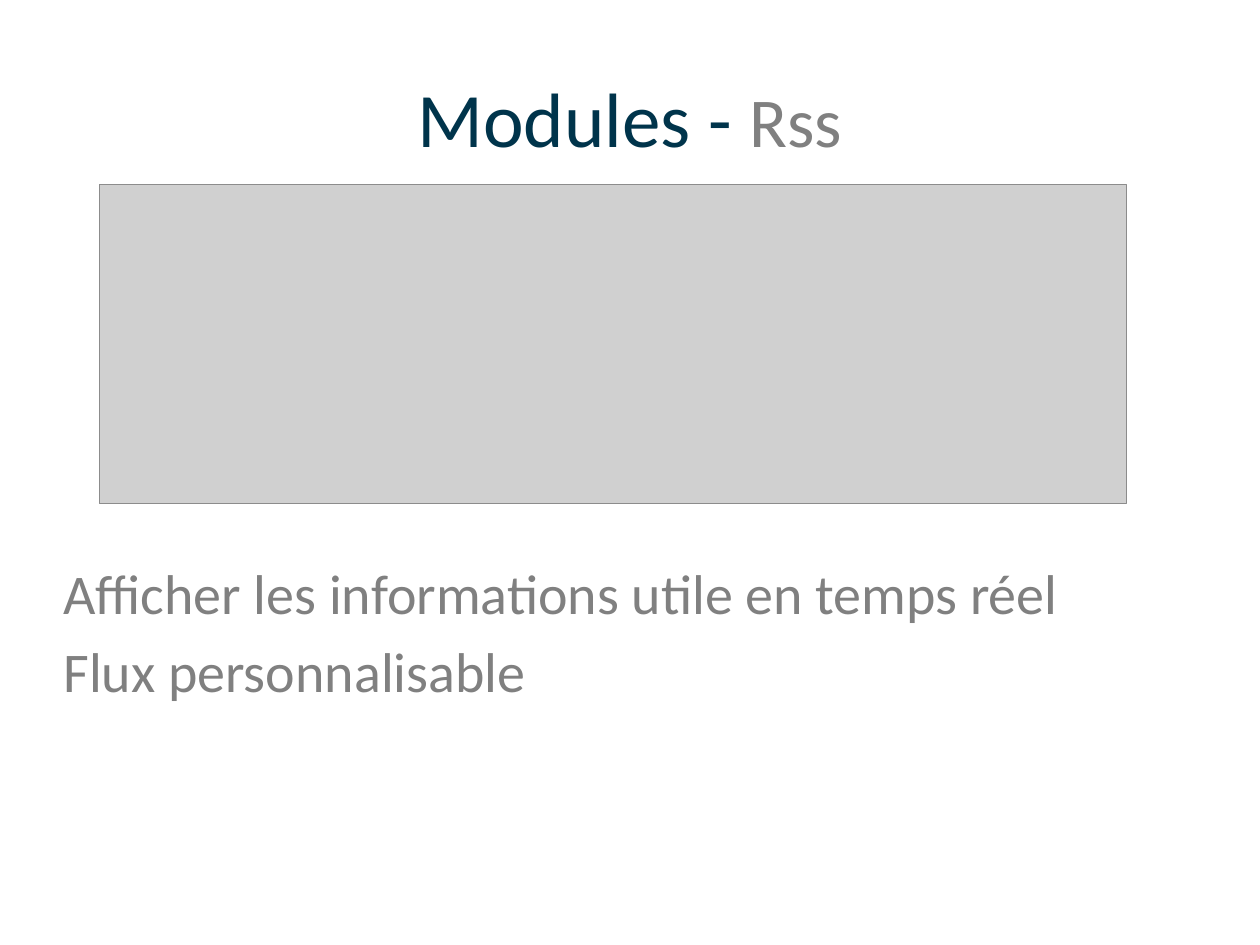
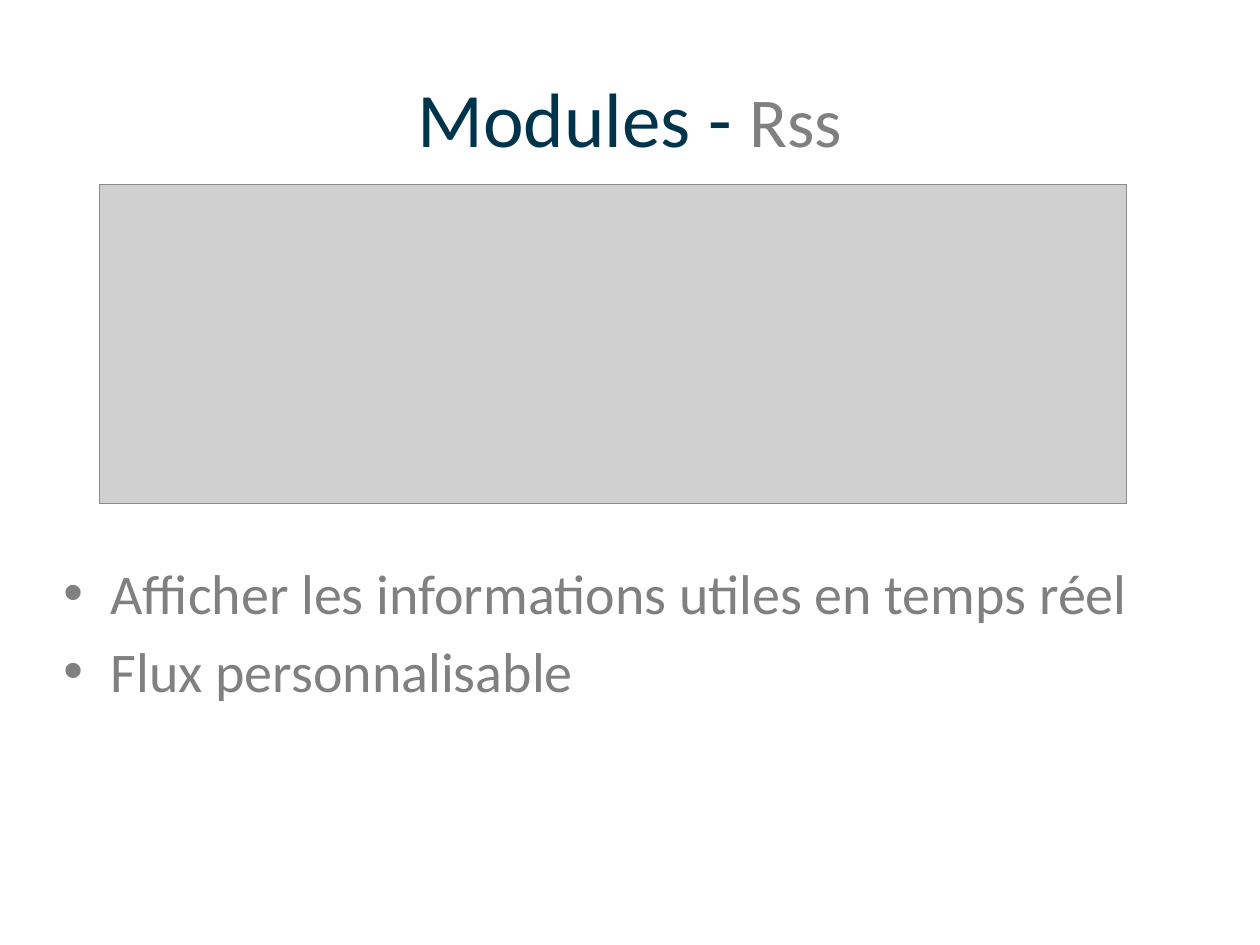
Before and after one commit to CuinierLena/OnlineSynergy, a slide deck: slide 6 of Présentation/Présentation.pptx. Drawn at 1260x945 pixels with LibreOffice and Linux fonts; fonts in the diff are those of the drawing; grey boxes stand for pictures; background and template pictures are left out. Boxes give left, top, right and bottom in pixels: in the first picture for what was removed or moved away, otherwise in the second. Text is boxed around its words. In the diff, an @@ line names an element or a change of style, - is before the commit and + after.

```diff
--- a/Présentation/Présentation.pptx
+++ b/Présentation/Présentation.pptx
@@ text at [111, 575, 1126, 623]: text changed @@
-Afficher les informations utile en temps réel
+• Afficher les informations utiles en temps réel
@@ text at [111, 653, 572, 701]: bullet none to • @@
```
Also in this commit, not shown: 7 other slides changed.
